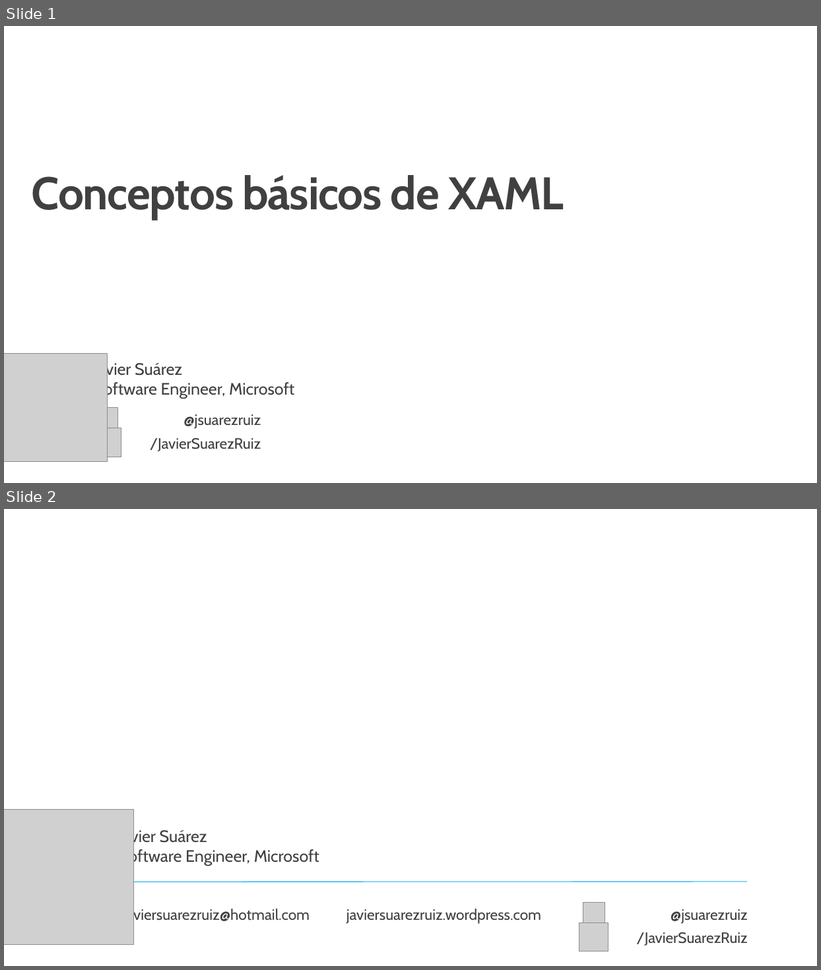
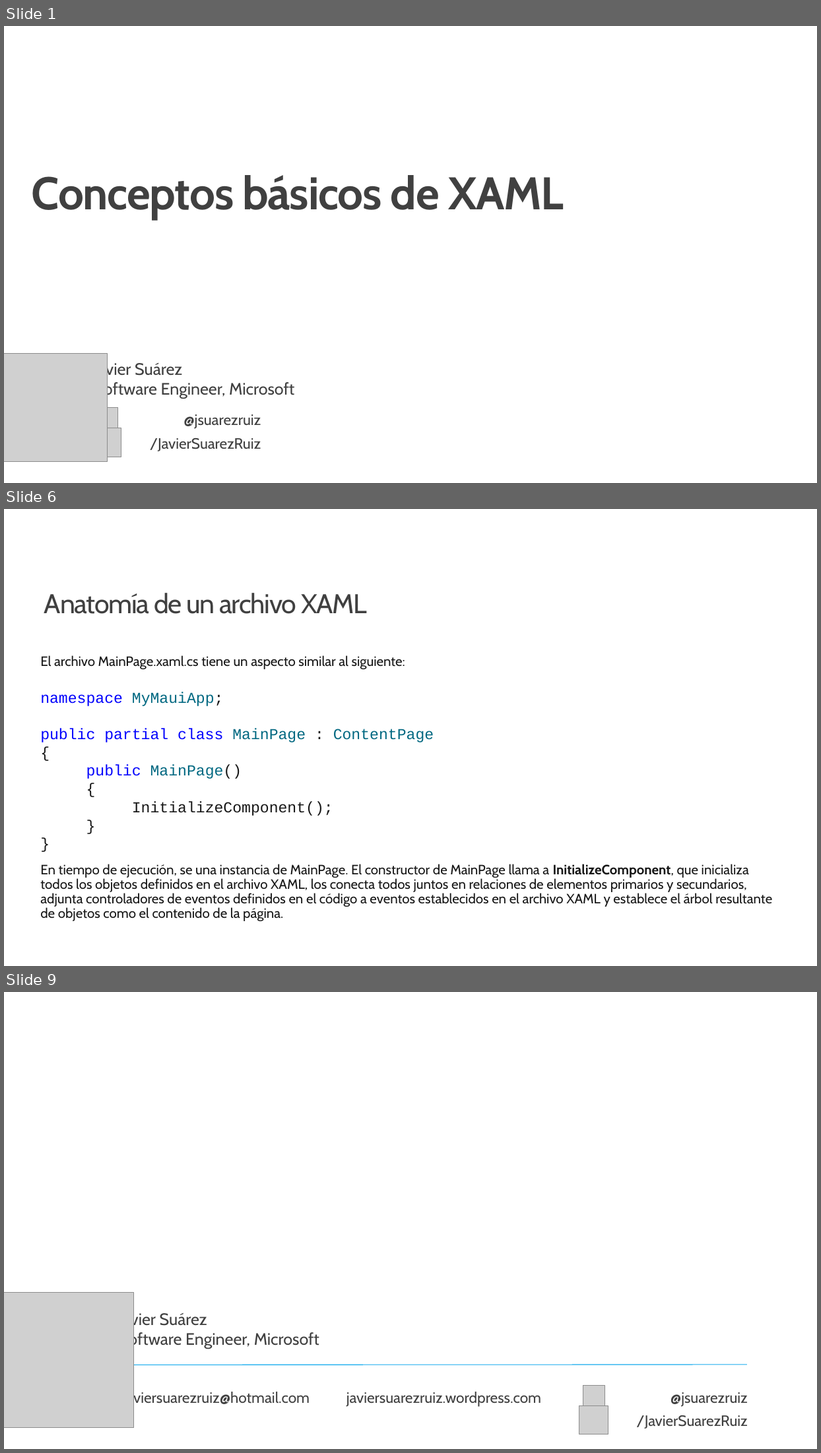
Before and after one commit to jsuarezruiz/taller-dotnet-maui, a slide deck: Bloque 4 - Creación de la UI/Taller15 - XAML.pptx. Shown one above the other, each under a label of ours: slides 1 and 2 before the commit, slides 1, 6 and 9 after it; the slides between them are not shown. The pictures are 821x970 and 821x1453 pixels, drawn with LibreOffice and Linux fonts; fonts in the diff are those of the drawing; grey boxes stand for pictures; background and template pictures are left out. Boxes give left, top, right and bottom in pixels: in the first picture for what was removed or moved away, otherwise in the second. Text is boxed around its words. In the diff, an @@ line names an element or a change of style, - is before the commit and + after.

```diff
--- a/Bloque 4 - Creación de la UI/Taller15 - XAML.pptx
+++ b/Bloque 4 - Creación de la UI/Taller15 - XAML.pptx
@@ slide 6 added at (x1=4, y1=509, x2=817, y2=966), background #FFFFFF @@
@@ title added at (x1=44, y1=593, x2=367, y2=614), 32 pt, text #404040 @@
+Anatomía de un archivo XAML
@@ text added at (x1=40, y1=656, x2=772, y2=921), 16 pt, text #171717 @@
+El archivo MainPage.xaml.cs tiene un aspecto similar al siguiente:
+En tiempo de ejecución, se una instancia de MainPage. El constructor de MainPage llama a InitializeComponent, que inicializa todos los objetos definidos en el archivo XAML, los conecta todos juntos en relaciones de elementos primarios y secundarios, adjunta controladores de eventos definidos en el código a eventos establecidos en el archivo XAML y establece el árbol resultante de objetos como el contenido de la página.
@@ text added at (x1=40, y1=692, x2=434, y2=816), 18 pt, text #006881 @@
+namespace MyMauiApp;
+public partial class MainPage : ContentPage
+{
+public MainPage()
+{
+InitializeComponent();
+}
+}
@@ what was slide 2 is now slide 9 @@
```
Also in this commit, not shown: 6 other slides added.
